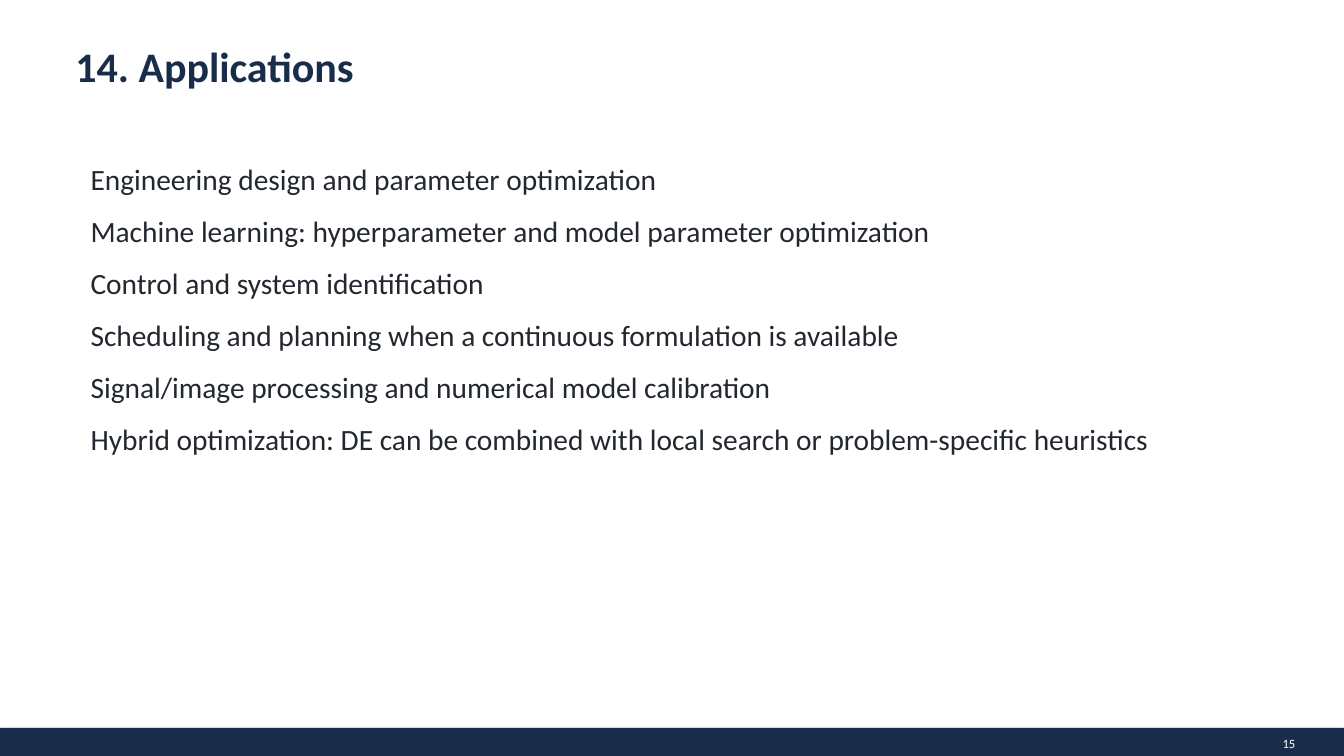
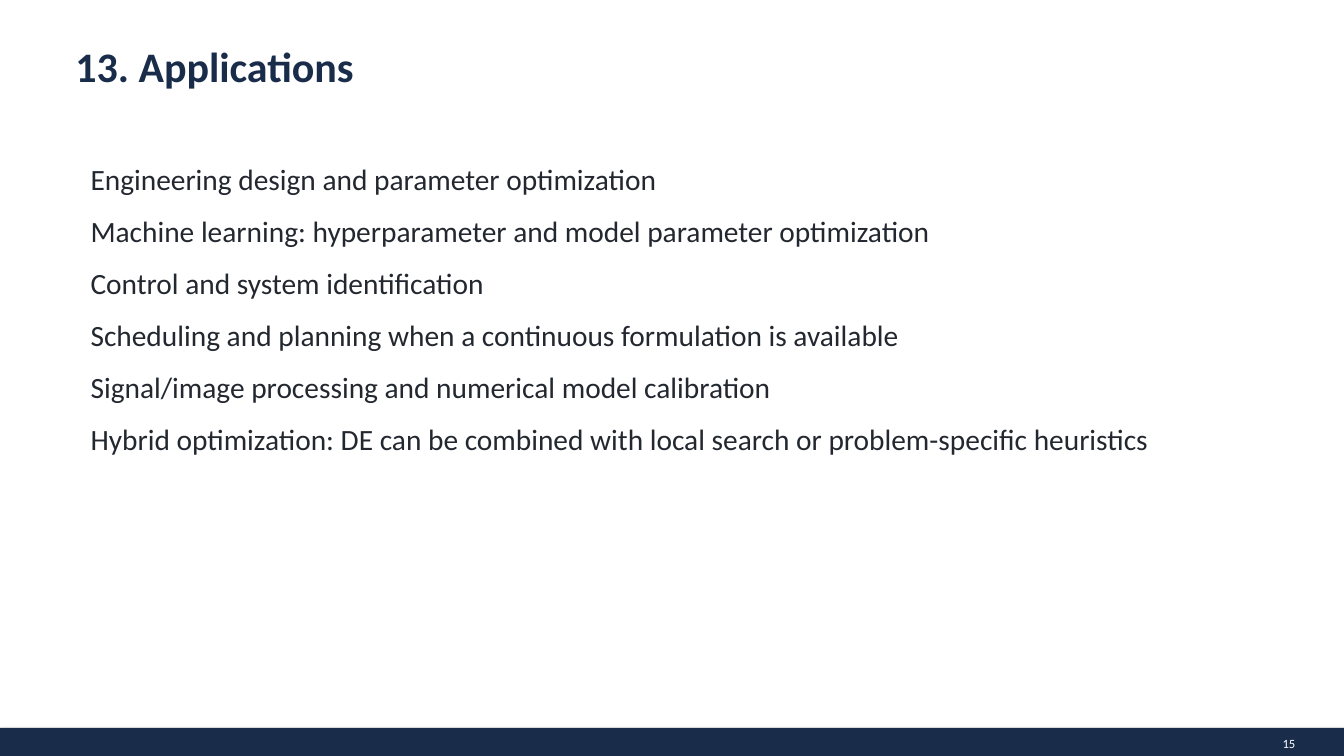
Before and after one commit to khaledmrasheed/khaledmrasheed.github.io, a slide deck: slide 14 of ECcourse/Differential_Evolution_Presentation.pptx (slide 15 before the commit). Drawn at 1344x756 pixels with LibreOffice and Linux fonts; fonts in the diff are those of the drawing. Boxes give left, top, right and bottom in pixels: in the first picture for what was removed or moved away, otherwise in the second. Text is boxed around its words. In the diff, an @@ line names an element or a change of style, - is before the commit and + after.

```diff
--- a/ECcourse/Differential_Evolution_Presentation.pptx
+++ b/ECcourse/Differential_Evolution_Presentation.pptx
@@ text at [75,52,354,89]: text changed @@
-14. Applications
+13. Applications
```
Also in this commit, not shown: 7 other slides changed, 1 slide removed.
